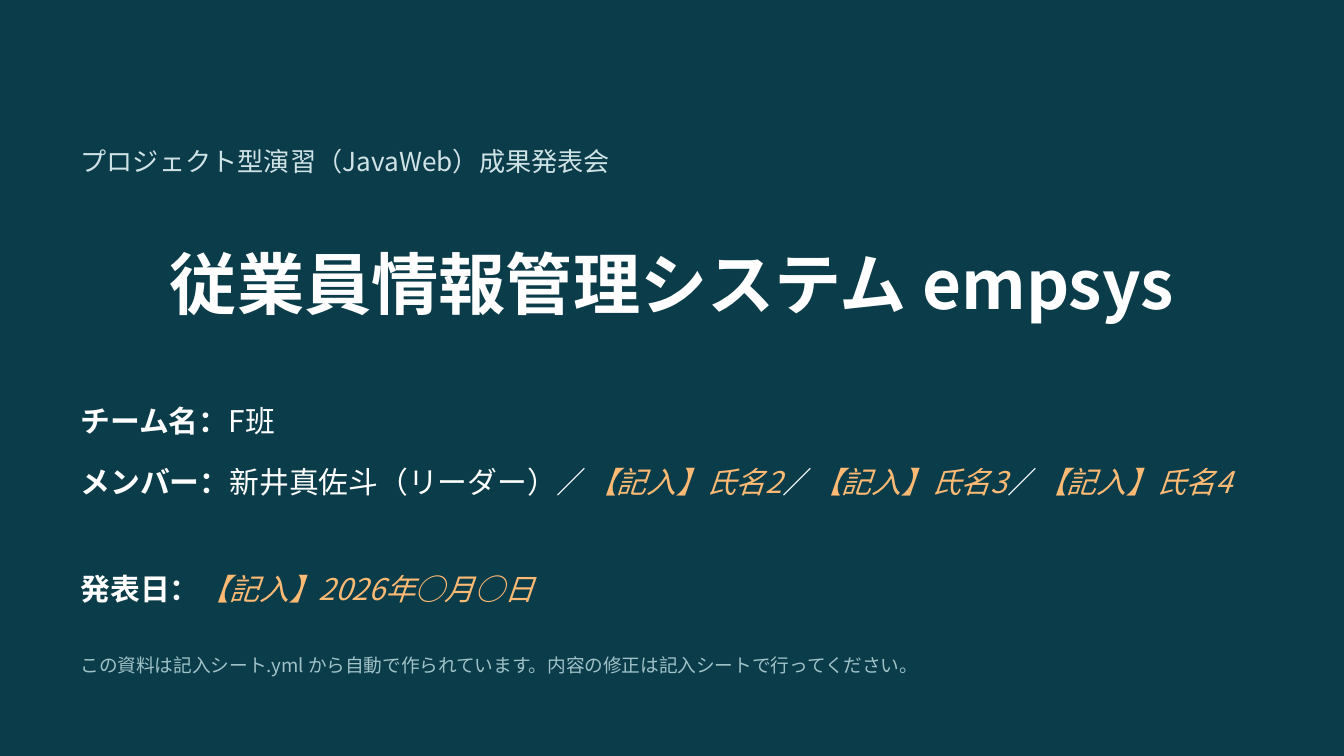
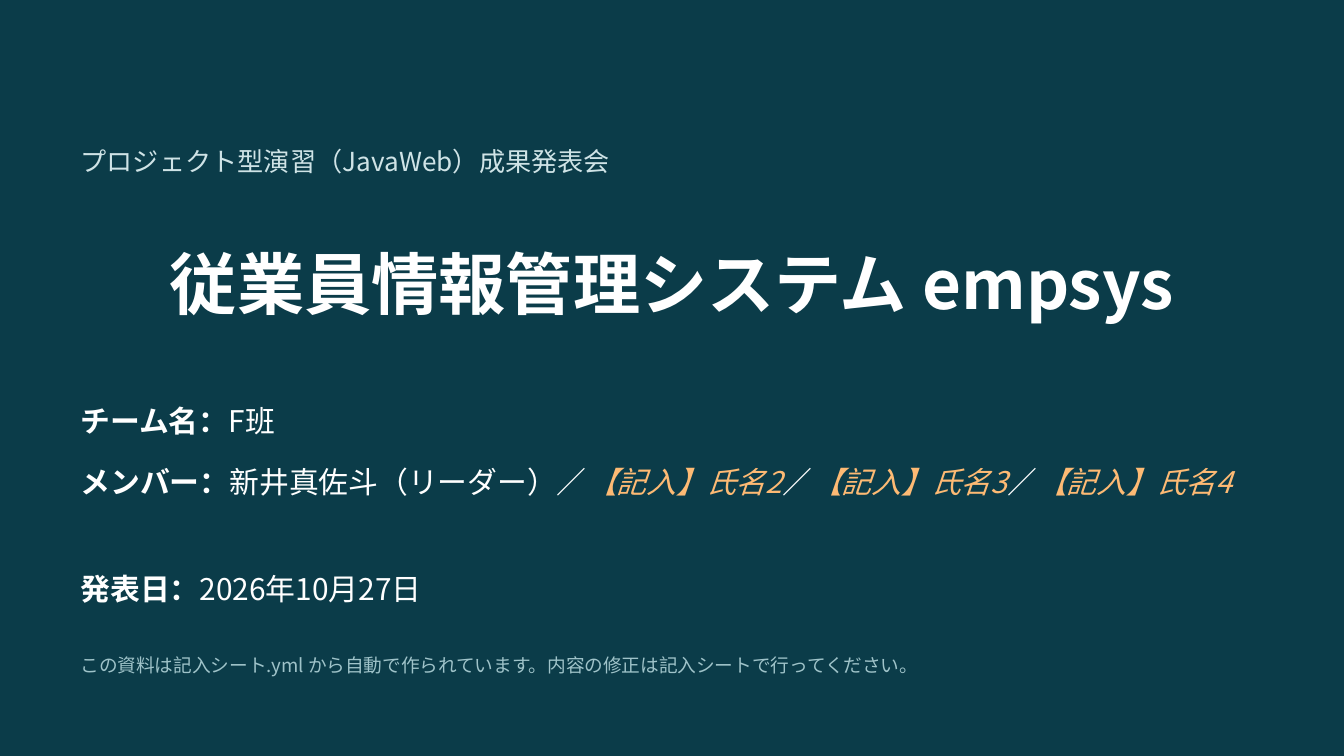
Before and after one commit to amasato1221/web_-application, a slide deck: slide 1 of 成果発表会資料_テンプレート.pptx. Drawn at 1344x756 pixels with LibreOffice and Linux fonts; fonts in the diff are those of the drawing. Boxes give left, top, right and bottom in pixels: in the first picture for what was removed or moved away, otherwise in the second. Text is boxed around its words. In the diff, an @@ line names an element or a change of style, - is before the commit and + after.

```diff
--- a/成果発表会資料_テンプレート.pptx
+++ b/成果発表会資料_テンプレート.pptx
@@ text at [81, 574, 422, 603]: text changed; text colour #FDBA74 to #FFFFFF; italic off @@
-発表日：【記入】2026年○月○日
+発表日：2026年10月27日
```
